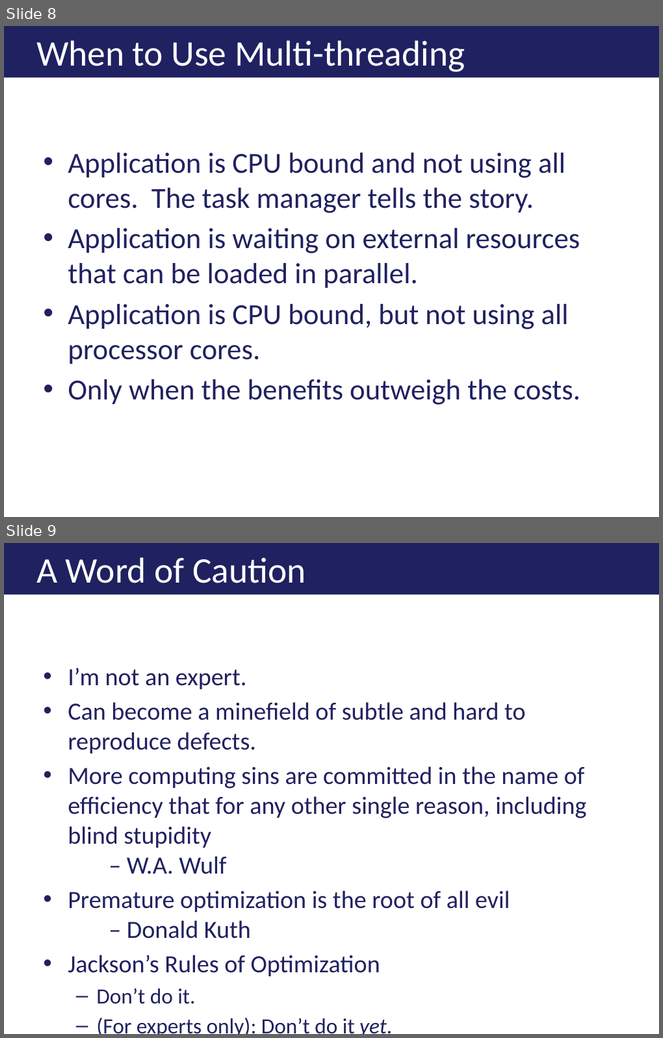
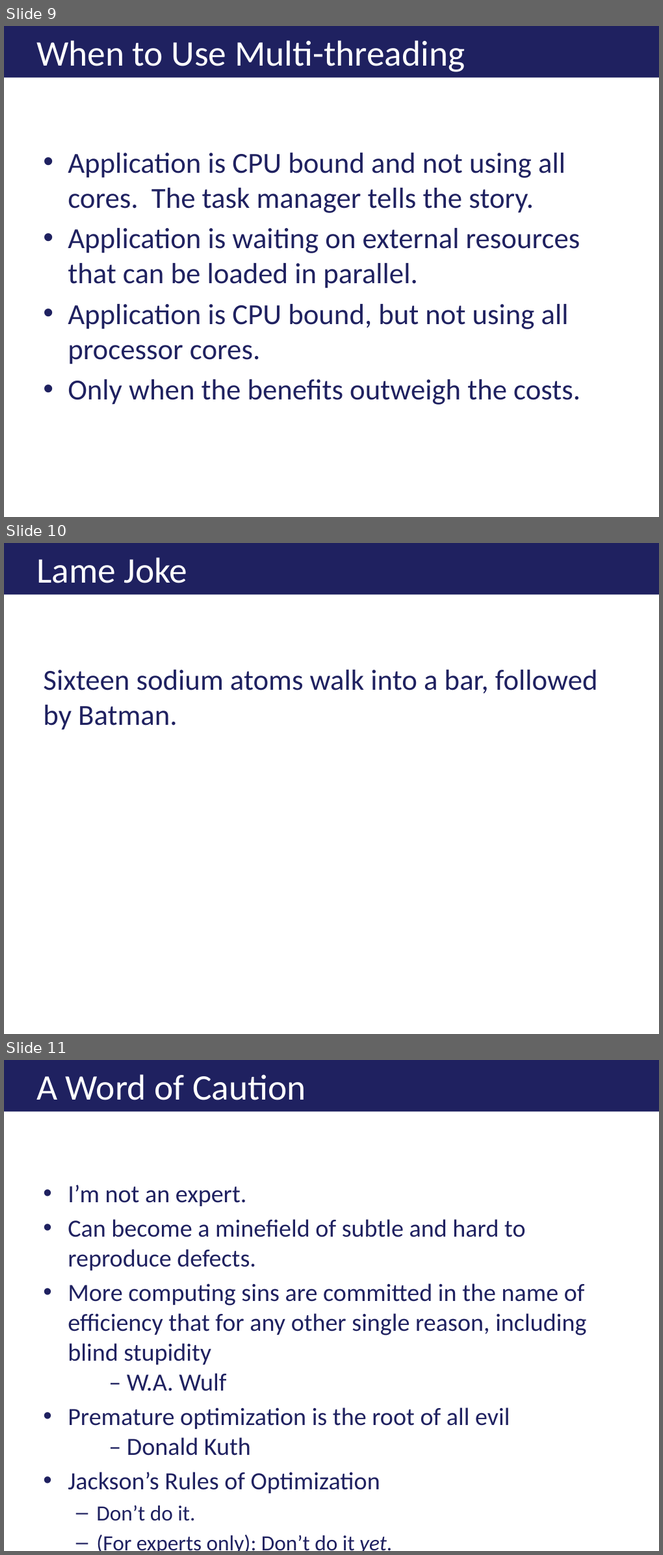
Before and after one commit to ericburcham/THasyINKnc, a slide deck: Presentation/THasINKync.pptx. Shown one above the other, each under a label of ours: slides 8 and 9 before the commit, slides 9, 10 and 11 after it. The pictures are 663x1038 and 663x1555 pixels, drawn with LibreOffice and Linux fonts; fonts in the diff are those of the drawing; background and template pictures are left out. Boxes give left, top, right and bottom in pixels: in the first picture for what was removed or moved away, otherwise in the second. Text is boxed around its words. In the diff, an @@ line names an element or a change of style, - is before the commit and + after.

```diff
--- a/Presentation/THasINKync.pptx
+++ b/Presentation/THasINKync.pptx
@@ slide 10 added at [4, 543, 659, 1034], background #FFFFFF @@
@@ title added at [4, 543, 659, 595], fill #1F2160, 39.6 pt, text #FFFFFF @@
+Lame Joke
@@ text added at [43, 670, 598, 730], 32 pt, text #1F2160 @@
+Sixteen sodium atoms walk into a bar, followed by Batman.
@@ what was slide 8 is now slide 9 @@
@@ what was slide 9 is now slide 11 @@
```
Also in this commit, not shown: 1 slide changed, 8 other slides added.
